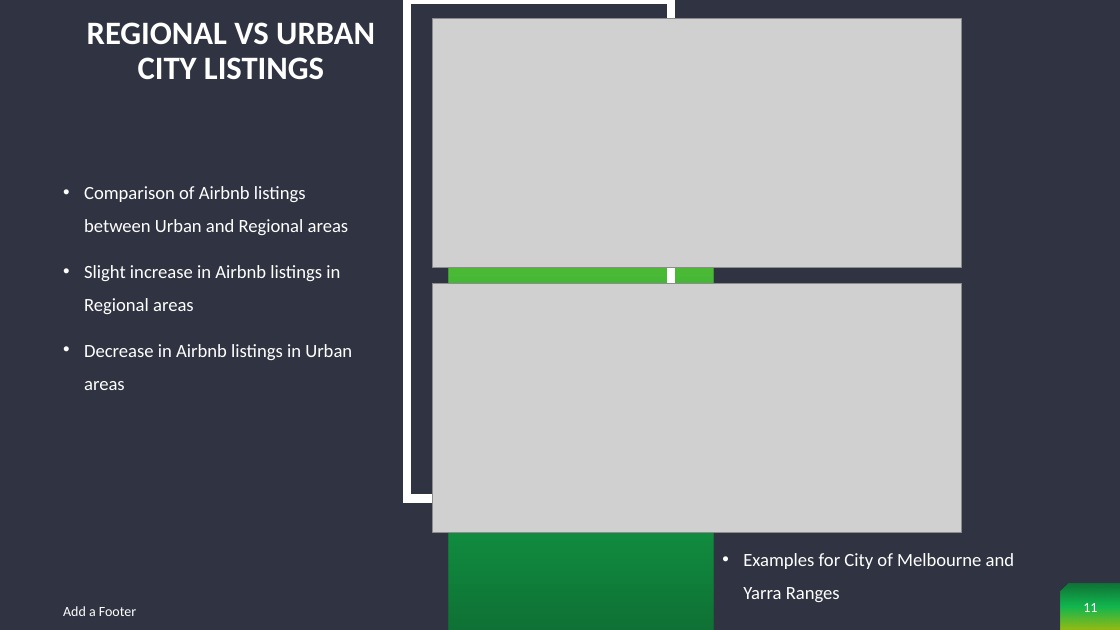
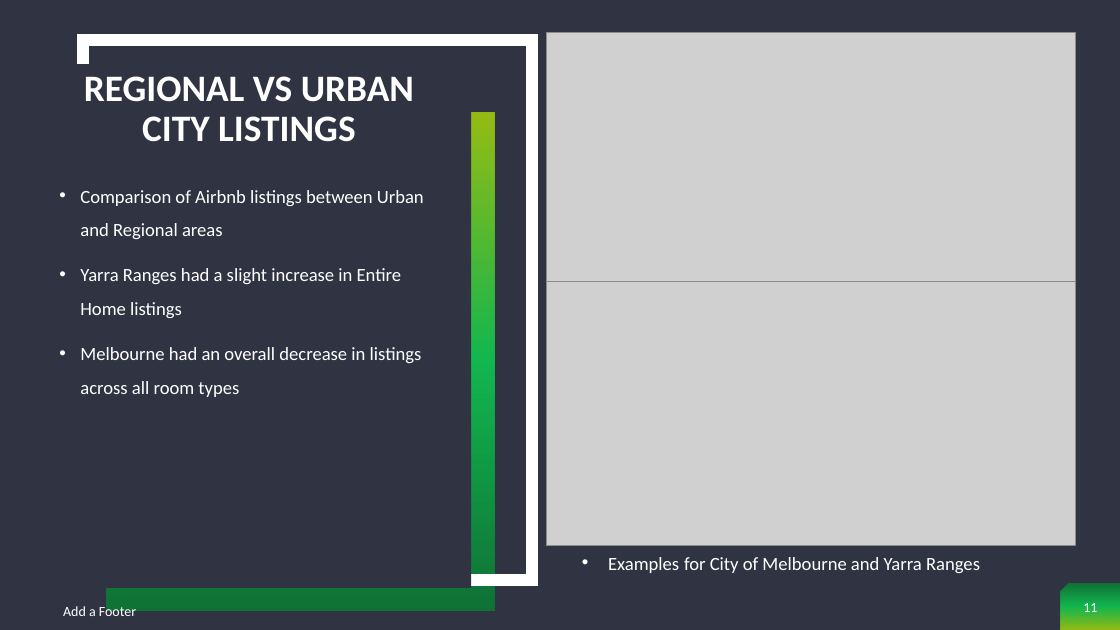
Before and after one commit to cjdance/Project_1, a slide deck: slide 11 of AirBnb Project - Sherin, Neena and Cody.pptx. Drawn at 1120x630 pixels with LibreOffice and Linux fonts; fonts in the diff are those of the drawing; grey boxes stand for pictures. Boxes give left, top, right and bottom in pixels: in the first picture for what was removed or moved away, otherwise in the second. Text is boxed around its words. In the diff, an @@ line names an element or a change of style, - is before the commit and + after.

Commit message:
Ppt slide update

```diff
--- a/AirBnb Project - Sherin, Neena and Cody.pptx
+++ b/AirBnb Project - Sherin, Neena and Cody.pptx
@@ rectangle removed at (x1=408, y1=0, x2=671, y2=498) @@
@@ rectangle added at (x1=83, y1=40, x2=533, y2=581), outline #FFFFFF 10 pt @@
@@ picture moved from (x1=433, y1=18, x2=962, y2=267) to (x1=547, y1=33, x2=1076, y2=281) @@
@@ title "REGIONAL VS URBAN CITY LISTINGS" moved from (x1=87, y1=22, x2=375, y2=79) to (x1=84, y1=76, x2=414, y2=142) @@
@@ title "REGIONAL VS URBAN CITY LISTINGS" at (x1=84, y1=76, x2=414, y2=142): size 28 to 32 pt @@
@@ rectangle added at (x1=60, y1=64, x2=471, y2=588), fill #2F3342 @@
@@ rectangle resized from (x1=450, y1=132, x2=713, y2=630) to (x1=107, y1=113, x2=495, y2=611) @@
@@ text at (x1=80, y1=268, x2=422, y2=397): text changed @@
-• Slight increase in Airbnb listings in Regional areas
-• Decrease in Airbnb listings in Urban areas
+• Yarra Ranges had a slight increase in Entire Home listings
+• Melbourne had an overall decrease in listings across all room types
@@ picture resized from (x1=433, y1=283, x2=962, y2=532) to (x1=547, y1=281, x2=1076, y2=546) @@
@@ text "Examples for City of Melbourne ..." moved from (x1=743, y1=553, x2=1014, y2=602) to (x1=608, y1=557, x2=980, y2=573) @@
@@ text "Examples for City of Melbourne ..." at (x1=608, y1=557, x2=980, y2=573): indent changed; line spacing 1.5 to 1; less space between paragraphs @@
```
Also in this commit, not shown: 4 other slides changed.
